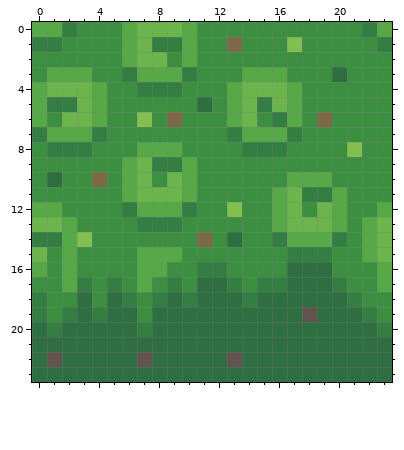
Pixel-art sprite -- gfx/ground.png. This is how it looked before the edit.
The file is 24x24 pixels.
Once edited:
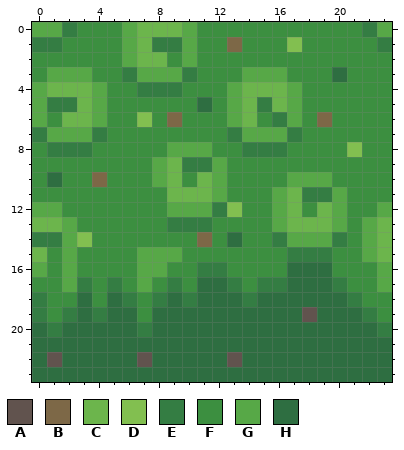
Palette (. is transparent): A #61534e  B #7d6847  C #6cb54c  D #82bf50  E #347d43  F #3c8f40  G #57a847  H #2e6e41
Commit: Slight change to ground tile
Difference:
The edit turns colour E into colour C in row 9 at x 9.
The edit turns colour F into colour C in rows 10 to 11 at x 11.
The edit turns colour G into colour C in row 11 at x 10.
The edit turns colour F into colour E in row 9 at x 11; in row 12 at x 12; in row 13 at x 10 to 11.
The edit turns colour G into colour E in row 9 at x 10.
The edit turns colour C into colour F in rows 9 to 10 at x 7; in row 11 at x 7 to 8.
The edit turns colour E into colour F in row 12 at x 6; in row 13 at x 7 to 8.
The edit turns colour G into colour F in row 8 at x 7 to 8; in row 9 at x 6; in row 10 at x 6 and 10; in row 11 at x 6; in row 12 at x 7 to 8.
The edit turns colour E into colour G in row 9 at x 8; in row 12 at x 10.
The edit turns colour F into colour G in row 8 at x 10 to 11; in row 9 at x 12; in row 10 at x 8 and 12; in row 11 at x 12; in row 12 at x 11.
Where, in picture pixels (left, top, right, bottom), the same in both pictures:
changed: (122, 142, 227, 232)
